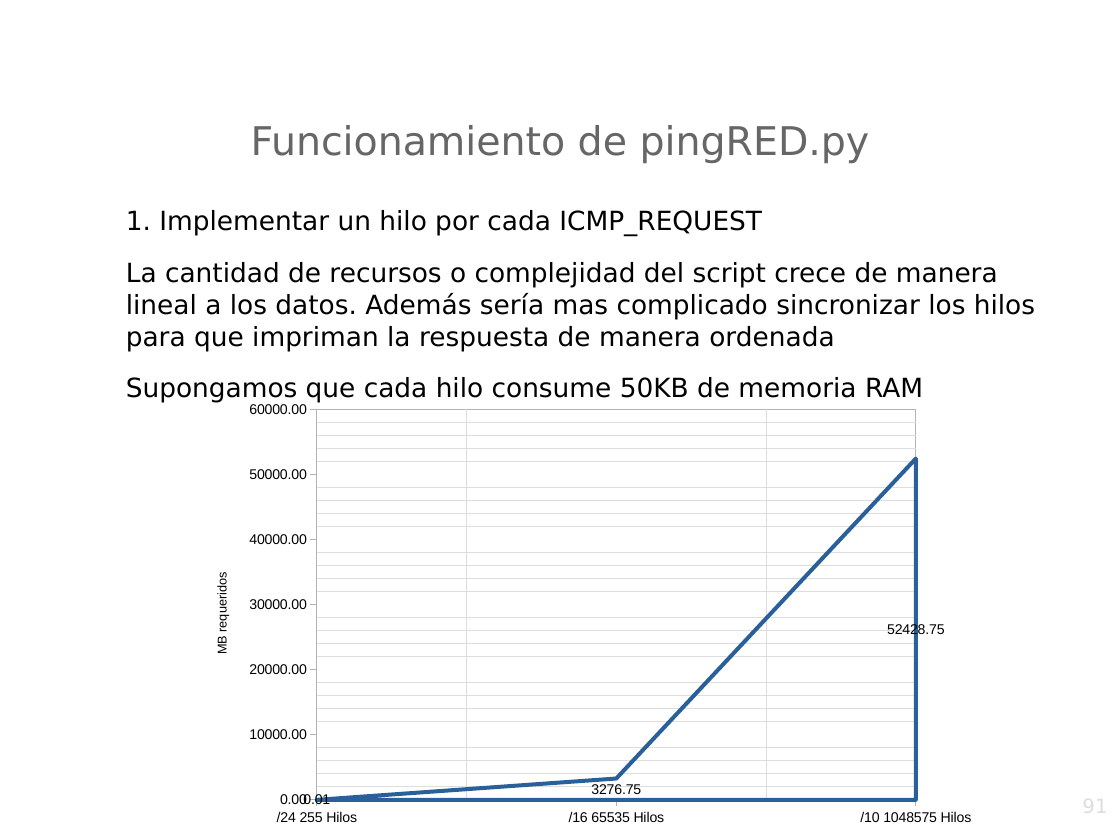
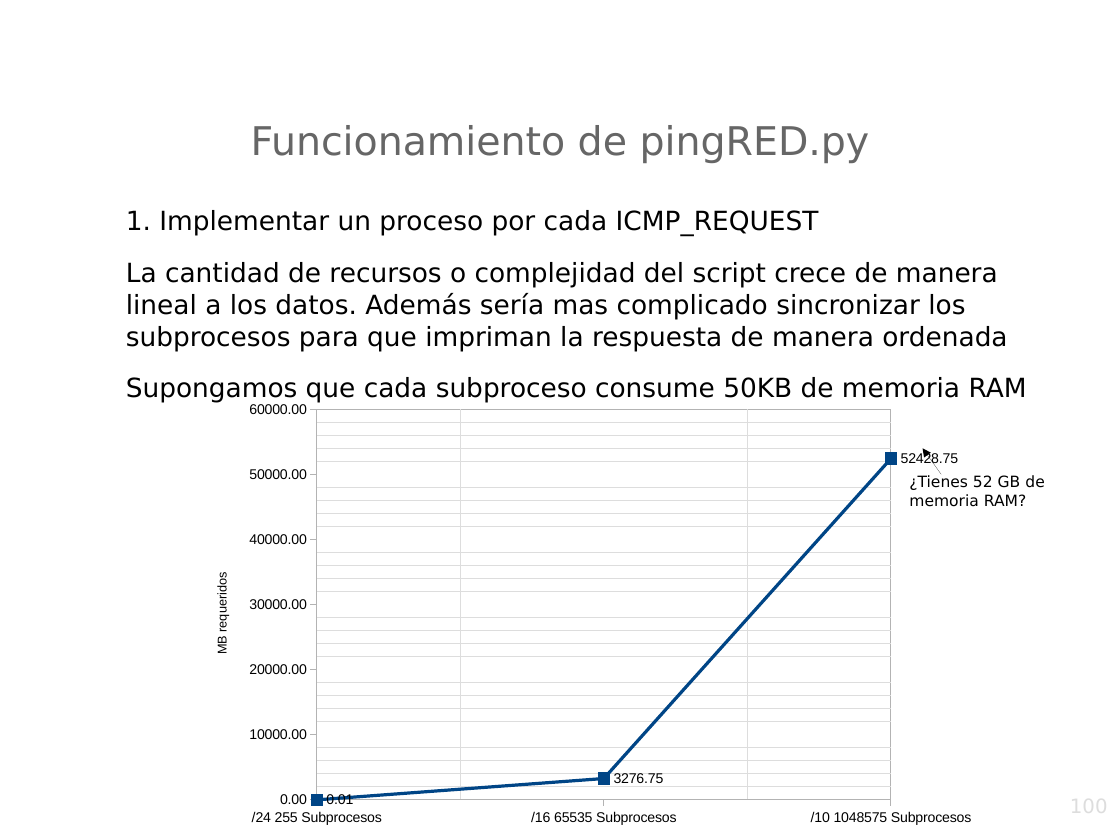
Before and after one commit to srealmoreno/Python, a slide deck: slide 100 of PING/ping.odp (slide 91 before the commit). Drawn at 1120x840 pixels with LibreOffice and Linux fonts; fonts in the diff are those of the drawing; background and template pictures are left out. Boxes give left, top, right and bottom in pixels: in the first picture for what was removed or moved away, otherwise in the second. Text is boxed around its words. In the diff, an @@ line names an element or a change of style, - is before the commit and + after.

```diff
--- a/PING/ping.odp
+++ b/PING/ping.odp
@@ text at bbox=[126, 210, 1027, 403]: text changed @@
-1. Implementar un hilo por cada ICMP_REQUEST
-La cantidad de recursos o complejidad del script crece de manera lineal a los datos. Además sería mas complicado sincronizar los hilos para que impriman la respuesta de manera ordenada
-Supongamos que cada hilo consume 50KB de memoria RAM
+1. Implementar un proceso por cada ICMP_REQUEST
+La cantidad de recursos o complejidad del script crece de manera lineal a los datos. Además sería mas complicado sincronizar los subprocesos para que impriman la respuesta de manera ordenada
+Supongamos que cada subproceso consume 50KB de memoria RAM
@@ area chart at bbox=[193, 392, 988, 834] @@
@@ area chart to line chart @@
-categories: /24 255 Hilos, /16 65535 Hilos, /10 1048575 Hilos
+categories: /24 255 Subprocesos, /16 65535 Subprocesos, /10 1048575 Subprocesos
@@ colour of Series 1 none to #004586 @@
@@ arrow added from (941, 475) to (923, 448), #000000 0 pt @@
@@ text added at bbox=[909, 475, 1044, 507], 11 pt, text #000000 @@
+¿Tienes 52 GB de memoria RAM?
@@ page number at bbox=[848, 795, 1109, 840]: text changed @@
-91
+100
```
Also in this commit, not shown: 8 other slides changed, 10 slides added, 1 other file.
